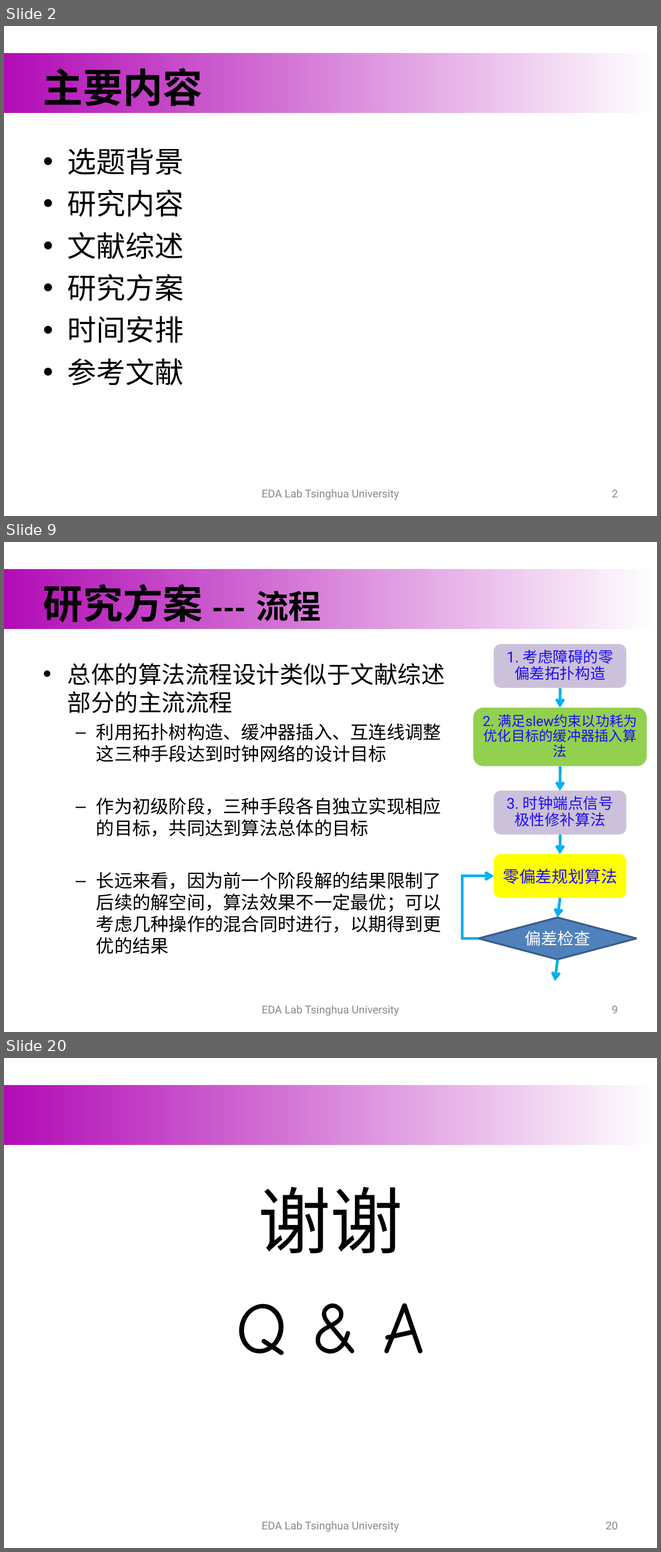
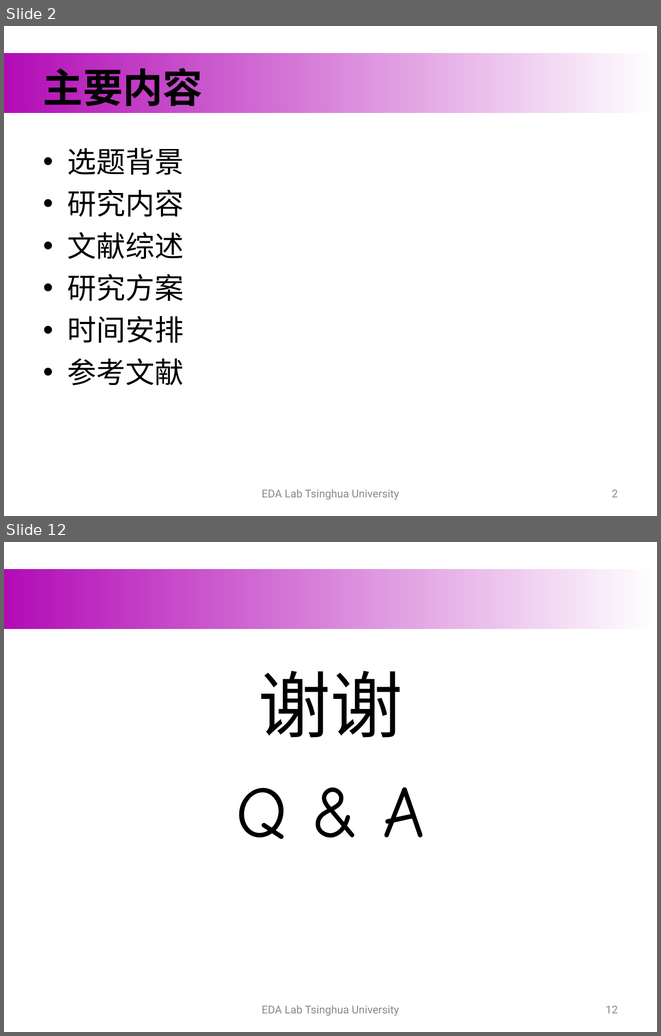
Before and after one commit to hewr1993/graduate_thesis, a slide deck: formal_materials/publish/开题.ppt. Shown one above the other, each under a label of ours: slides 2, 9 and 20 before the commit, slides 2 and 12 after it; the slides between them are not shown. The pictures are 661x1552 and 661x1036 pixels, drawn with LibreOffice and Linux fonts; fonts in the diff are those of the drawing; background and template pictures are left out. Boxes give left, top, right and bottom in pixels: in the first picture for what was removed or moved away, otherwise in the second. Text is boxed around its words. In the diff, an @@ line names an element or a change of style, - is before the commit and + after.

```diff
--- a/formal_materials/publish/开题.ppt
+++ b/formal_materials/publish/开题.ppt
@@ slide 9 removed at (x1=4, y1=542, x2=657, y2=1032), background #FFFFFF; not listed: 1 template element that a slide beside it also shows @@
@@ title removed at (x1=43, y1=578, x2=321, y2=628) @@
-研究方案 --- 流程
@@ text removed at (x1=68, y1=663, x2=445, y2=954) @@
-• 总体的算法流程设计类似于文献综述部分的主流流程
-  – 利用拓扑树构造、缓冲器插入、互连线调整这三种手段达到时钟网络的设计目标
-  – 作为初级阶段，三种手段各自独立实现相应的目标，共同达到算法总体的目标
-  – 长远来看，因为前一个阶段解的结果限制了后续的解空间，算法效果不一定最优；可以考虑几种操作的混合同时进行，以期得到更优的结果
@@ group removed at (x1=462, y1=644, x2=647, y2=981): 5 arrows, 4 rounded rectangles, 1 diamond, 1 elbow arrow @@
-1. 考虑障碍的零偏差拓扑构造
-2. 满足slew约束以功耗为优化目标的缓冲器插入算法
-3. 时钟端点信号极性修补算法
-零偏差规划算法
-偏差检查
@@ text removed at (x1=262, y1=1005, x2=399, y2=1016) @@
-EDA Lab Tsinghua University
@@ page number removed at (x1=612, y1=1005, x2=618, y2=1013) @@
-9
@@ what was slide 20 is now slide 12 @@
@@ page number at (x1=606, y1=1005, x2=618, y2=1013): text changed @@
-20
+12
```
Also in this commit, not shown: 4 slides changed, 4 slides added, 11 other slides removed, 3 other files.
